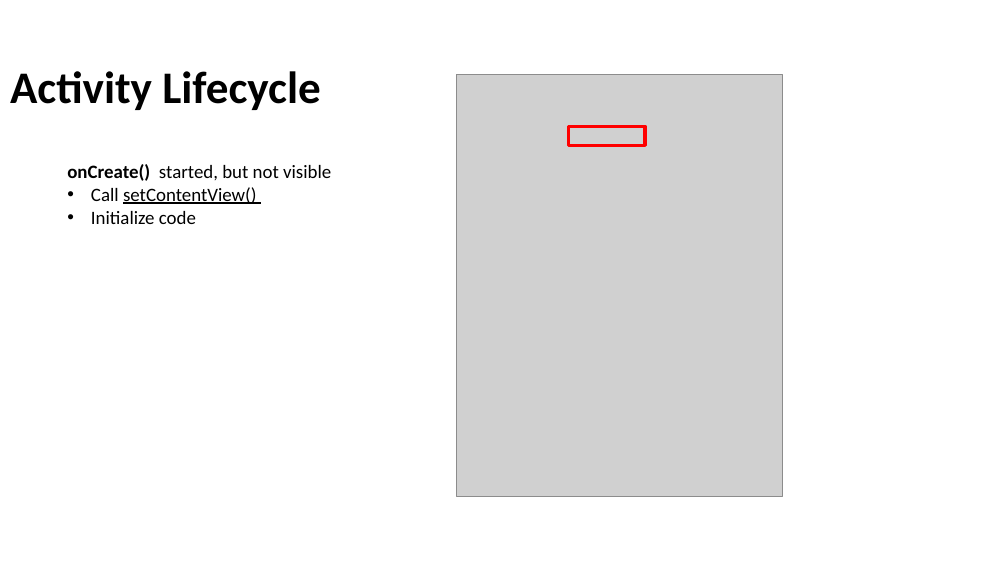
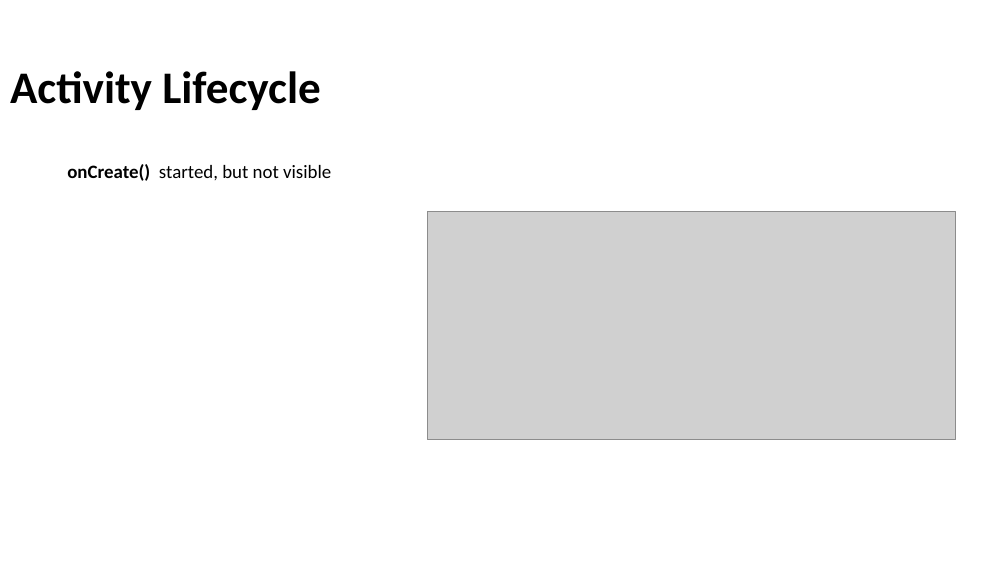
Before and after one commit to Batch-xx/Android-Lunch-Learn, a slide deck: slide 15 of slides/Android Studio_Activities_Fragments.pptx (slide 14 before the commit). Drawn at 1008x567 pixels with LibreOffice and Linux fonts; fonts in the diff are those of the drawing; grey boxes stand for pictures; background and template pictures are left out. Boxes give left, top, right and bottom in pixels: in the first picture for what was removed or moved away, otherwise in the second. Text is boxed around its words. In the diff, an @@ line names an element or a change of style, - is before the commit and + after.

Commit message:
Added kristen M. activity diagram

```diff
--- a/slides/Android Studio_Activities_Fragments.pptx
+++ b/slides/Android Studio_Activities_Fragments.pptx
@@ picture removed at bbox=[457, 75, 783, 496] @@
@@ rectangle removed at bbox=[569, 126, 645, 145] @@
@@ text at bbox=[91, 187, 257, 224]: paragraphs removed @@
-• Call setContentView()
-• Initialize code
@@ picture added at bbox=[427, 211, 956, 439] @@
```
Also in this commit, not shown: 6 other slides changed, 4 slides added, 2 other files.
